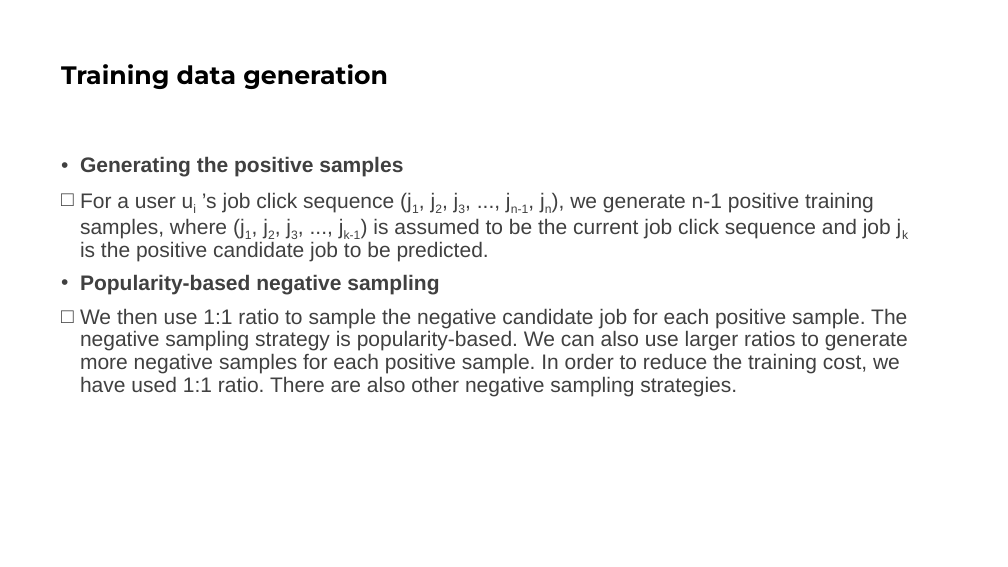
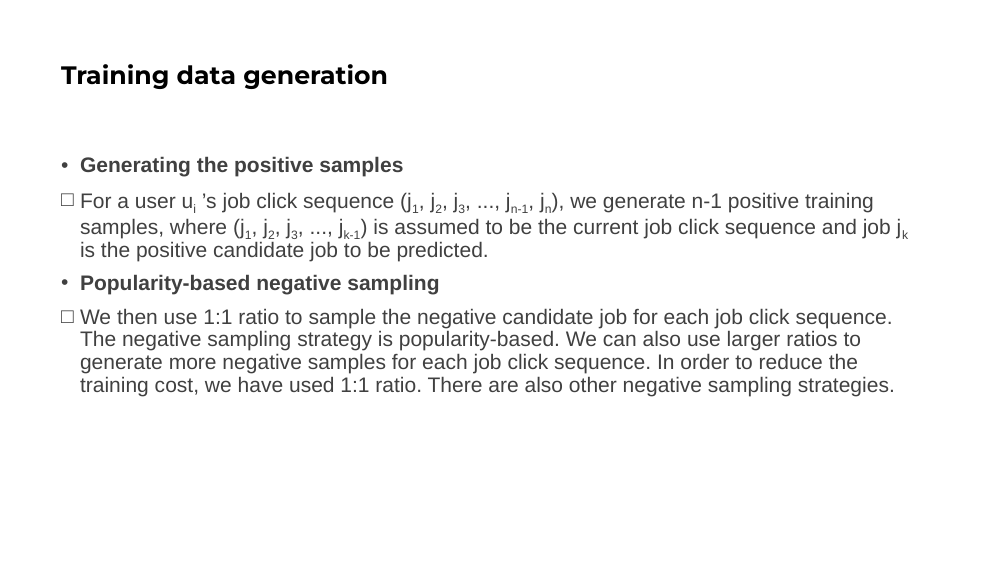
Before and after one commit to CyberPlayerOne/ip-dual-encoder-interest-network, a slide deck: slide 33 of slides/Presentation1.pptx. Drawn at 1008x567 pixels with LibreOffice and Linux fonts; fonts in the diff are those of the drawing. Boxes give left, top, right and bottom in pixels: in the first picture for what was removed or moved away, otherwise in the second. Text is boxed around its words. In the diff, an @@ line names an element or a change of style, - is before the commit and + after.

```diff
--- a/slides/Presentation1.pptx
+++ b/slides/Presentation1.pptx
@@ text at (80, 308, 895, 396): text changed @@
-□ We then use 1:1 ratio to sample the negative candidate job for each positive sample. The negative sampling strategy is popularity-based. We can also use larger ratios to generate more negative samples for each positive sample. In order to reduce the training cost, we have used 1:1 ratio. There are also other negative sampling strategies.
+□ We then use 1:1 ratio to sample the negative candidate job for each job click sequence. The negative sampling strategy is popularity-based. We can also use larger ratios to generate more negative samples for each job click sequence. In order to reduce the training cost, we have used 1:1 ratio. There are also other negative sampling strategies.
```
Also in this commit, not shown: 14 other slides changed.
